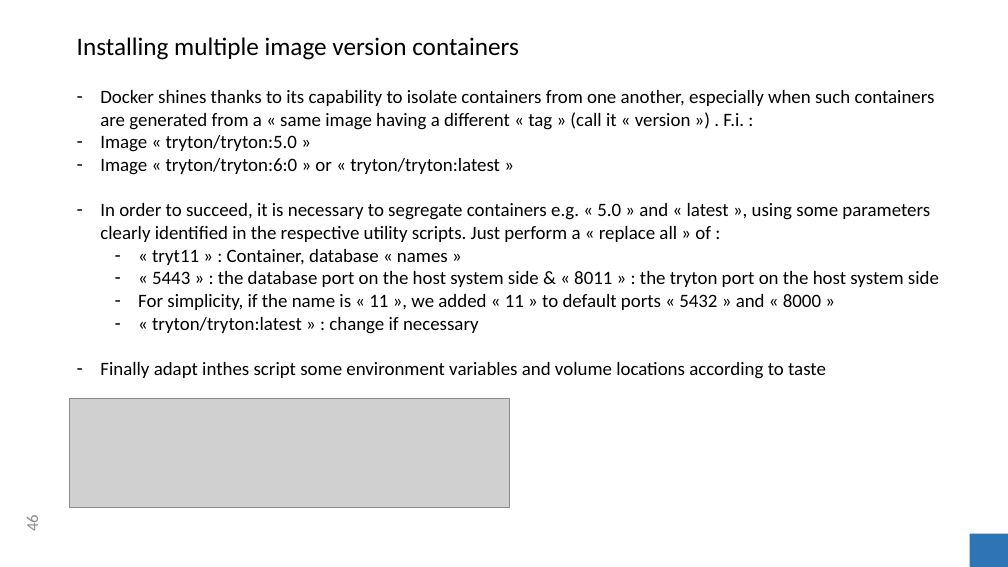
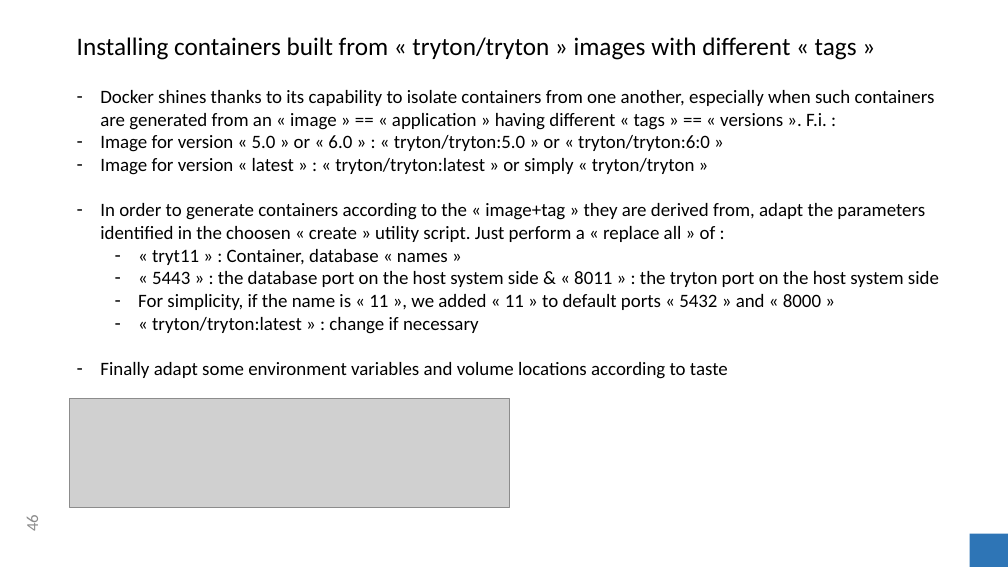
Before and after one commit to clixwise/tryton-by-example, a slide deck: slide 46 of Tryton 6.0 - Doc 00.01 - Installation & administration.pptx. Drawn at 1008x567 pixels with LibreOffice and Linux fonts; fonts in the diff are those of the drawing; grey boxes stand for pictures. Boxes give left, top, right and bottom in pixels: in the first picture for what was removed or moved away, otherwise in the second. Text is boxed around its words. In the diff, an @@ line names an element or a change of style, - is before the commit and + after.

```diff
--- a/Tryton 6.0 - Doc 00.01 - Installation & administration.pptx
+++ b/Tryton 6.0 - Doc 00.01 - Installation & administration.pptx
@@ title at (77, 37, 857, 60): text changed @@
-Installing multiple image version containers
+Installing containers built from « tryton/tryton » images with different « tags »
@@ text at (100, 90, 935, 242): text changed @@
-– Docker shines thanks to its capability to isolate containers from one another, especially when such containers are generated from a « same image having a different « tag » (call it « version ») . F.i. :
-– Image « tryton/tryton:5.0 »
-– Image « tryton/tryton:6:0 » or « tryton/tryton:latest »
-– In order to succeed, it is necessary to segregate containers e.g. « 5.0 » and « latest », using some parameters clearly identified in the respective utility scripts. Just perform a « replace all » of :
+– Docker shines thanks to its capability to isolate containers from one another, especially when such containers are generated from an « image » == « application » having different « tags » == « versions ». F.i. :
+– Image for version « 5.0 » or « 6.0 » : « tryton/tryton:5.0 » or « tryton/tryton:6:0 »
+– Image for version « latest » : « tryton/tryton:latest » or simply « tryton/tryton »
+– In order to generate containers according to the « image+tag » they are derived from, adapt the parameters identified in the choosen « create » utility script. Just perform a « replace all » of :
@@ text at (100, 362, 728, 379): text changed @@
-– Finally adapt inthes script some environment variables and volume locations according to taste
+– Finally adapt some environment variables and volume locations according to taste
```
Also in this commit, not shown: 1 other slide changed, 3 slides added, 3 other files.
